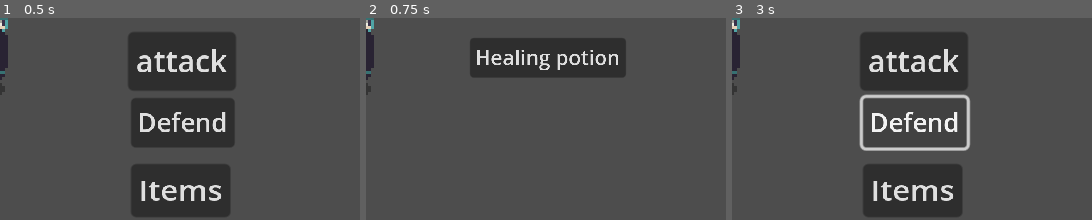
Above: before the commit, frames 1-3 (left to right).
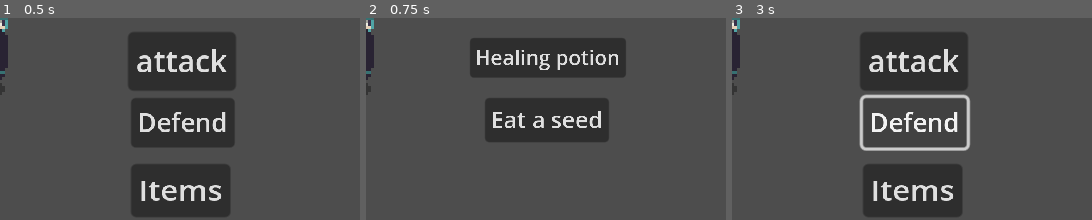
Above: after the commit, the same moments.

Repository: simeon336/Hemlocking
Game: Godot game, scene res://Scenes/battle_arena.tscn
Same seed, same stepped clock (60 frames per second), same inputs: the game is played once before the commit and once after it. This scene is started directly instead of the project's main scene.
Inputs:
- Up to frame 1 (0.5 s): no input
- Up to frame 2 (0.75 s): click "Items" at 0.5 s
- Up to frame 3 (3 s): click "Healing potion" at 1.25 s; click "attack" at 2 s; click "Defend" at 2.75 s
The pictures show only the part of the screen within x 20-70%, y 37-86%; the shares and areas given below are measured in that part.

Frame 1 is identical in both runs. In frame 2, 7.4% of the frame differs, in the area x 33-68%, y 39-62%; in frame 3, nothing differs.

Commit message:
Added more combat buttons

Diff:
--- a/BattleArena.gd
+++ b/BattleArena.gd
@@ -6,6 +6,7 @@
 @onready var itemButton = $Items
 @onready var potionButton = $Potion
 @onready var defendButton = $Defend
+@onready var seedButton = $Seed
 
 var is_player_turn : bool = true
 func _ready():
@@ -13,6 +14,7 @@
 	potionButton.pressed.connect(_on_potion_pressed)
 	itemButton.pressed.connect(_on_item_pressed)
 	defendButton.pressed.connect(_defend)
+	seedButton.pressed.connect(_on_seed_pressed)
 
 # Called every frame. 'delta' is the elapsed time since the previous frame.
 func _process(delta):
@@ -20,6 +22,7 @@
 
 func _on_item_pressed():
 	potionButton.visible = true
+	seedButton.visible = true
 	itemButton.visible = false
 	attackButton.visible = false
 	defendButton.visible = false
@@ -27,6 +30,7 @@
 func _on_potion_pressed():
 	player.heal(50)
 	potionButton.visible = false
+	seedButton.visible = false
 	itemButton.visible = true
 	attackButton.visible = true
 	defendButton.visible = true
@@ -34,6 +38,13 @@
 func _defend():
 	player.take_damage(enemy.attack/2)
 
+func _on_seed_pressed():
+	player.eat(5)
+	potionButton.visible = false
+	seedButton.visible = false
+	itemButton.visible = true
+	attackButton.visible = true
+	defendButton.visible = true
 
 func _on_attacked():
 	enemy.take_damage(player.attack)
--- a/Scenes/battle_arena.tscn
+++ b/Scenes/battle_arena.tscn
@@ -61,3 +61,12 @@
 offset_bottom = 129.0
 scale = Vector2(0.637631, 0.571936)
 text = "Items"
+
+[node name="Seed" type="Button" parent="."]
+visible = false
+offset_left = 87.0
+offset_top = 76.0
+offset_right = 174.0
+offset_bottom = 107.0
+scale = Vector2(0.474998, 0.474998)
+text = "Eat a seed"
